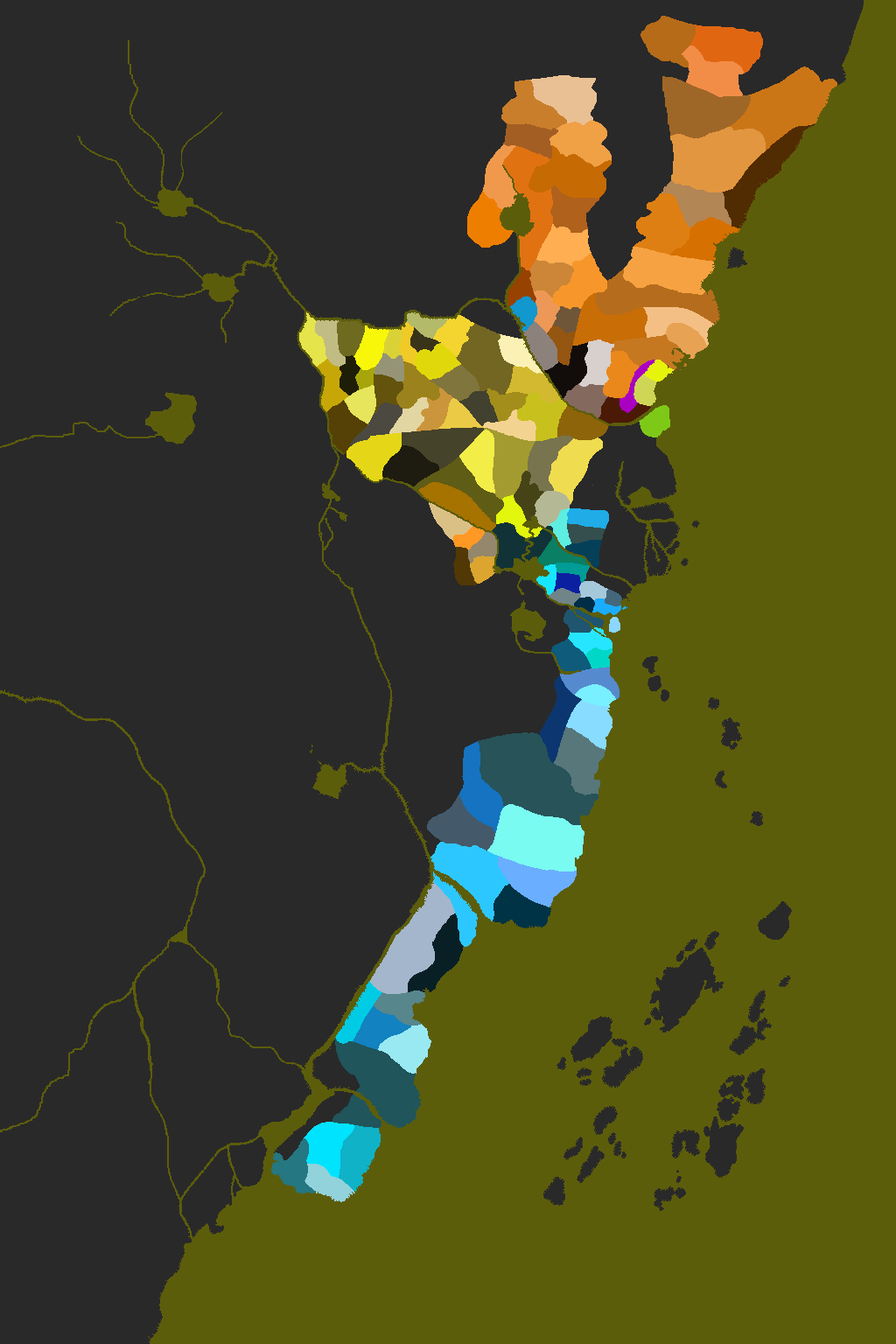
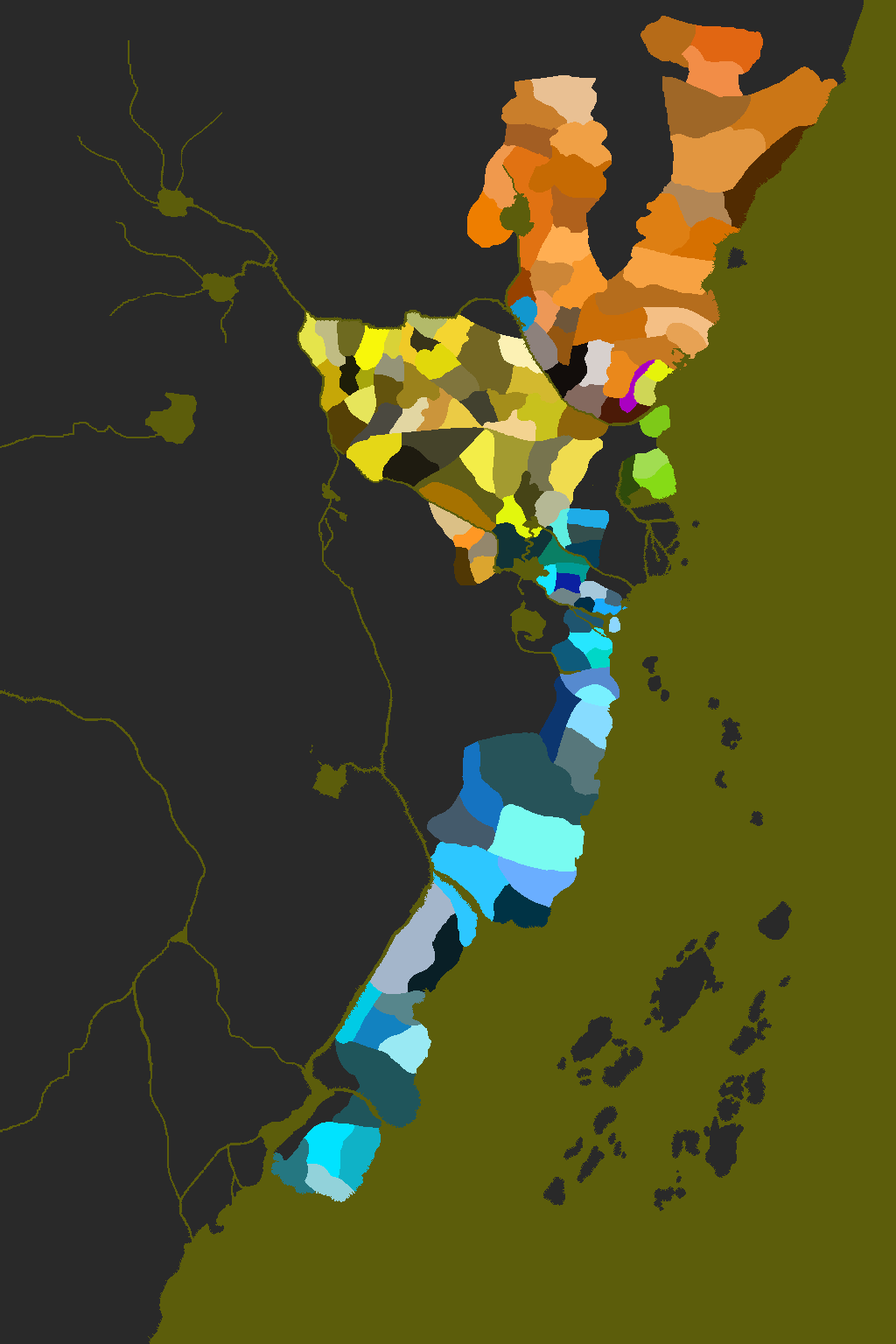
Layers edited between the first and the second 896px x 1344px image:
added layer "tortoise" in group "minor clans" over [618, 447, 677, 505]
